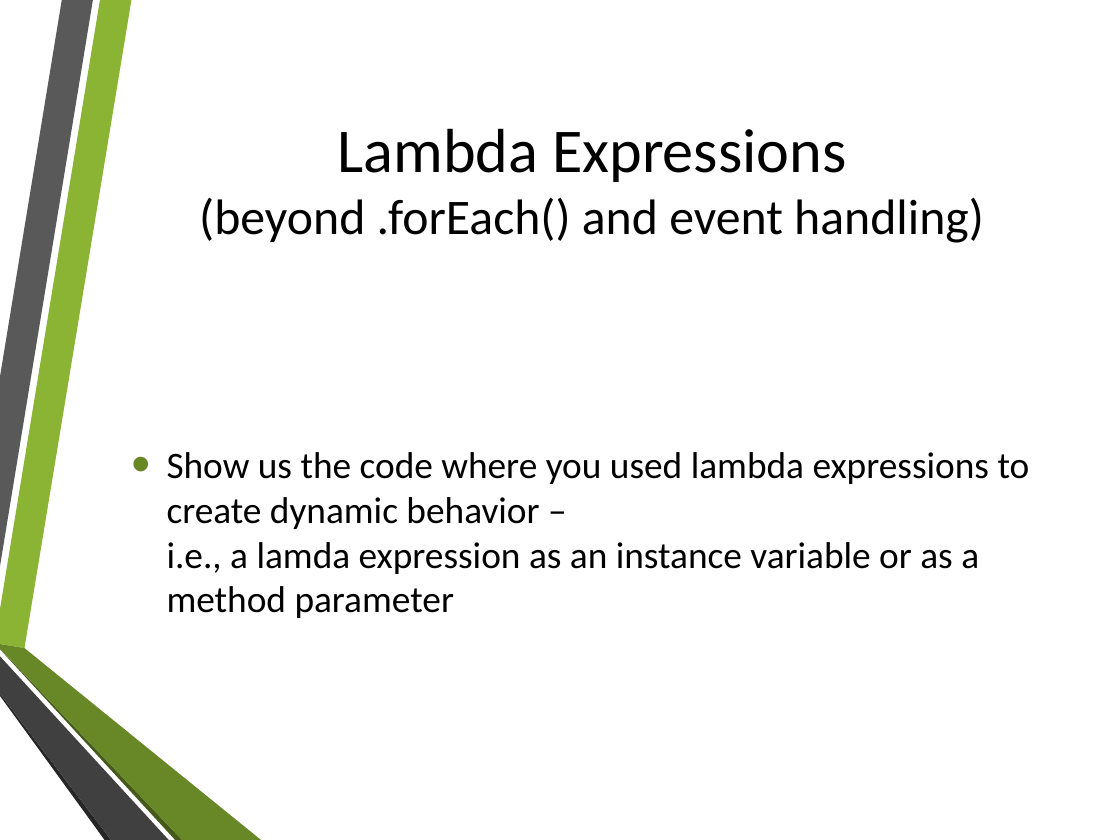
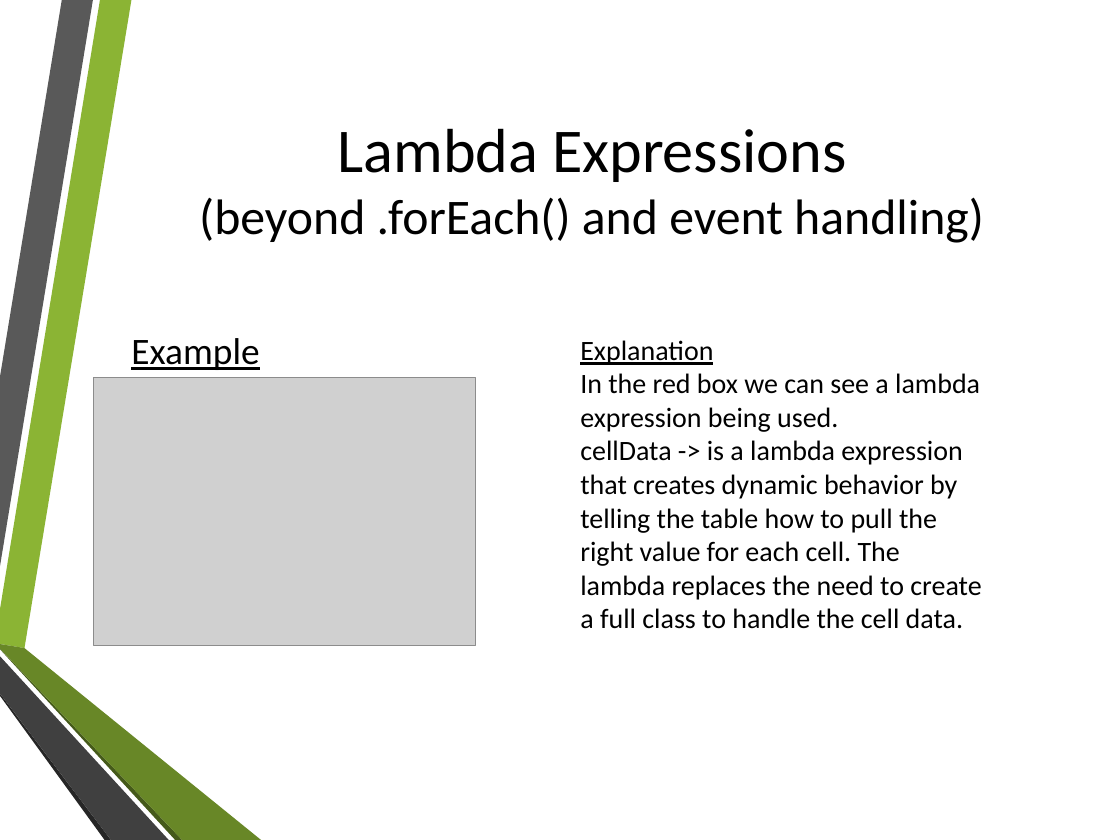
Before and after one commit to clampett/recycling-aid, a slide deck: slide 11 of Recycling Aid Presentation.pptx. Drawn at 1120x840 pixels with LibreOffice and Linux fonts; fonts in the diff are those of the drawing; grey boxes stand for pictures; background and template pictures are left out. Boxes give left, top, right and bottom in pixels: in the first picture for what was removed or moved away, otherwise in the second. Text is boxed around its words. In the diff, an @@ line names an element or a change of style, - is before the commit and + after.

Commit message:
added powerpoint

```diff
--- a/Recycling Aid Presentation.pptx
+++ b/Recycling Aid Presentation.pptx
@@ text at (x1=131, y1=338, x2=259, y2=370): text changed @@
-• Show us the code where you used lambda expressions to create dynamic behavior –
-  i.e., a lamda expression as an instance variable or as a method parameter
+Example
@@ text added at (x1=580, y1=340, x2=981, y2=629), 18 pt, text #000000 @@
+Explanation
+In the red box we can see a lambda expression being used.
+cellData -> is a lambda expression that creates dynamic behavior by telling the table how to pull the right value for each cell. The lambda replaces the need to create a full class to handle the cell data.
@@ picture added at (x1=93, y1=377, x2=476, y2=645) @@
```
Also in this commit, not shown: 9 other slides changed, 1 slide added, 1 slide removed.
